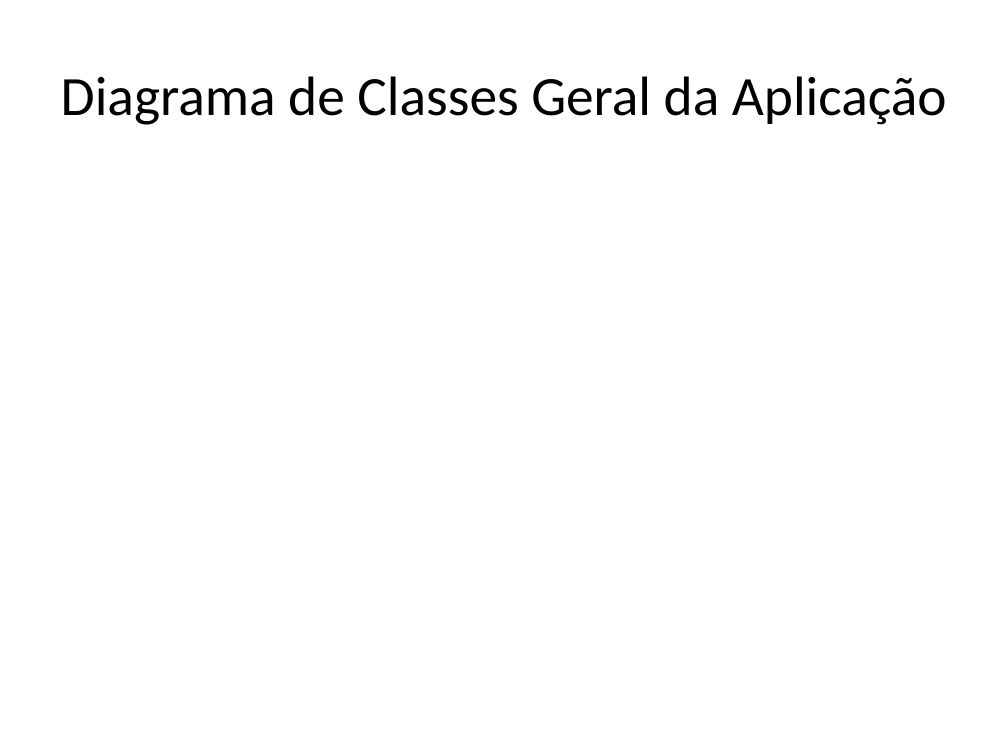
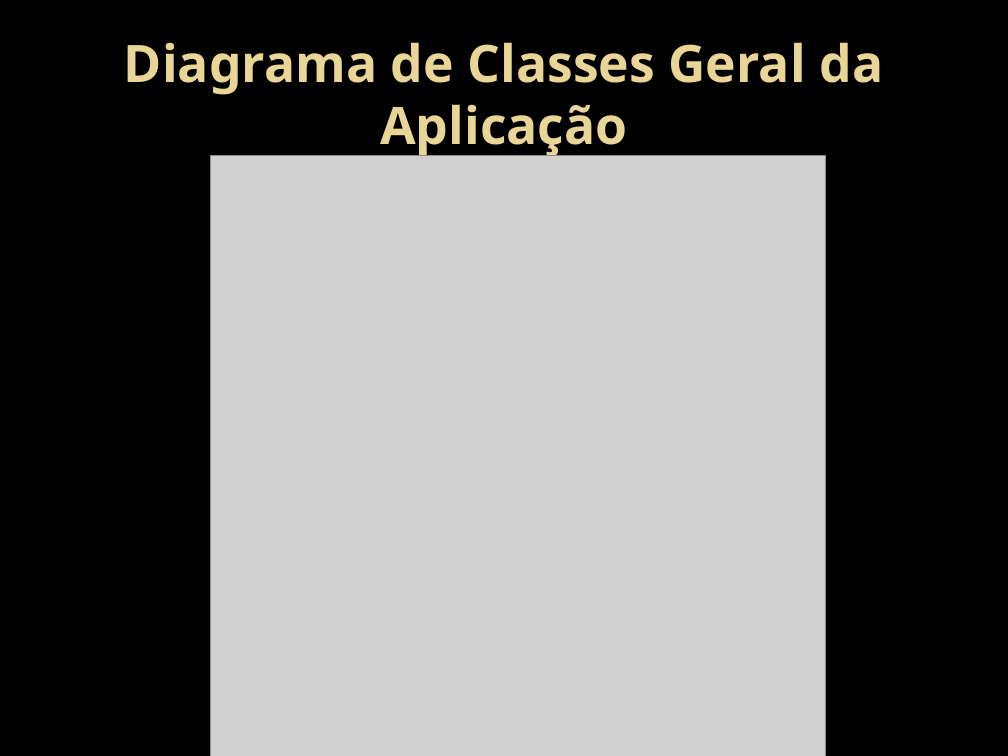
Before and after one commit to HamiltonSantos/FisioDiag, a slide deck: slide 22 of Análise/ApresentacaoAnalise.pptx (slide 7 before the commit). Drawn at 1008x756 pixels with LibreOffice and Linux fonts; fonts in the diff are those of the drawing; grey boxes stand for pictures; background and template pictures are left out. Boxes give left, top, right and bottom in pixels: in the first picture for what was removed or moved away, otherwise in the second. Text is boxed around its words. In the diff, an @@ line names an element or a change of style, - is before the commit and + after.

```diff
--- a/Análise/ApresentacaoAnalise.pptx
+++ b/Análise/ApresentacaoAnalise.pptx
@@ background #FFFFFF to picture (left out) @@
@@ title "Diagrama de Classes Geral da ..." at (x1=124, y1=42, x2=883, y2=158): size 39.6 to 36.9 pt, font Calibri to Noto Sans, text colour #000000 to gradient #EAD696 to #E7D081, bold on @@
@@ picture added at (x1=211, y1=156, x2=827, y2=756) @@
```
Also in this commit, not shown: 6 other slides changed, 16 slides added, 1 slide removed, 1 other file.
